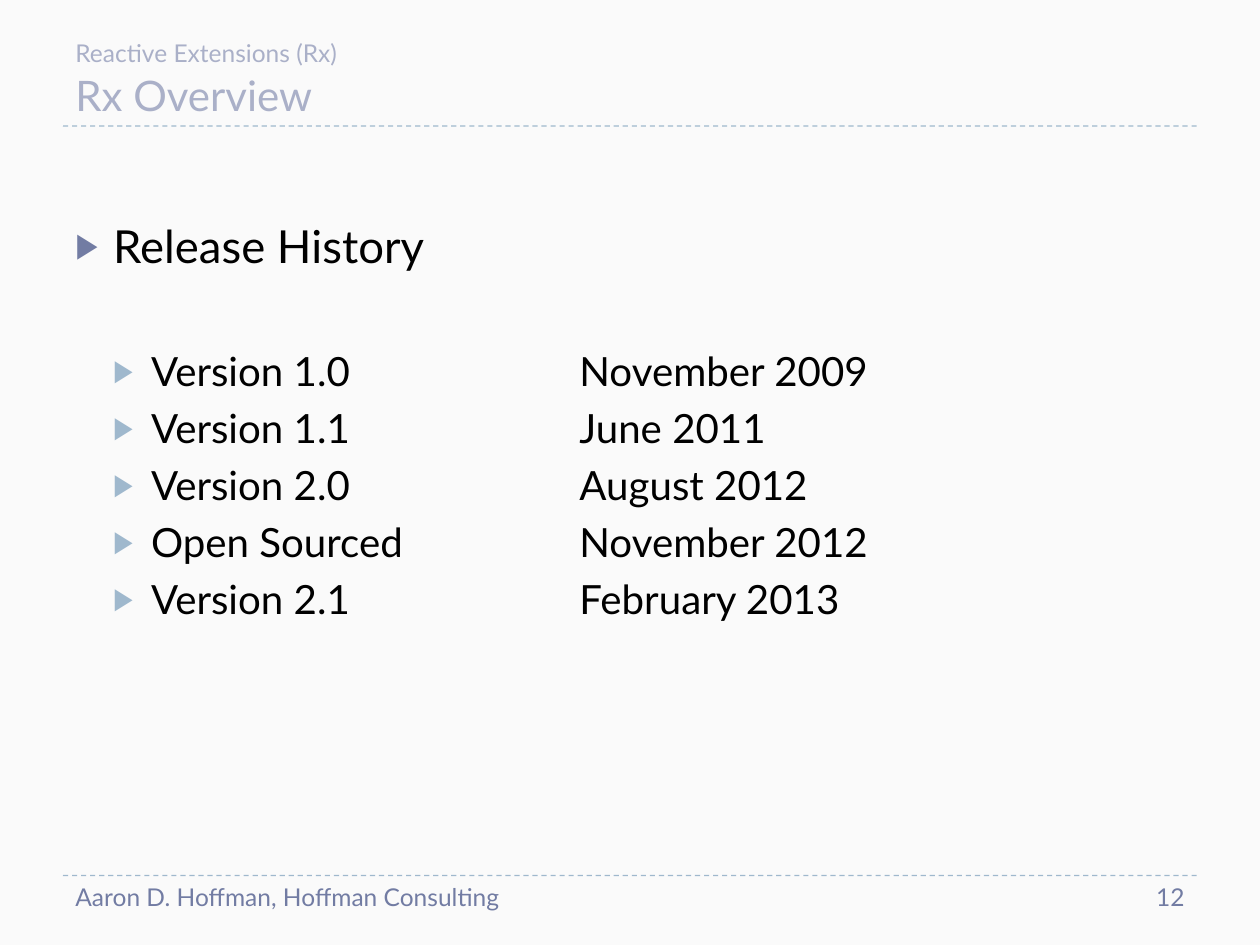
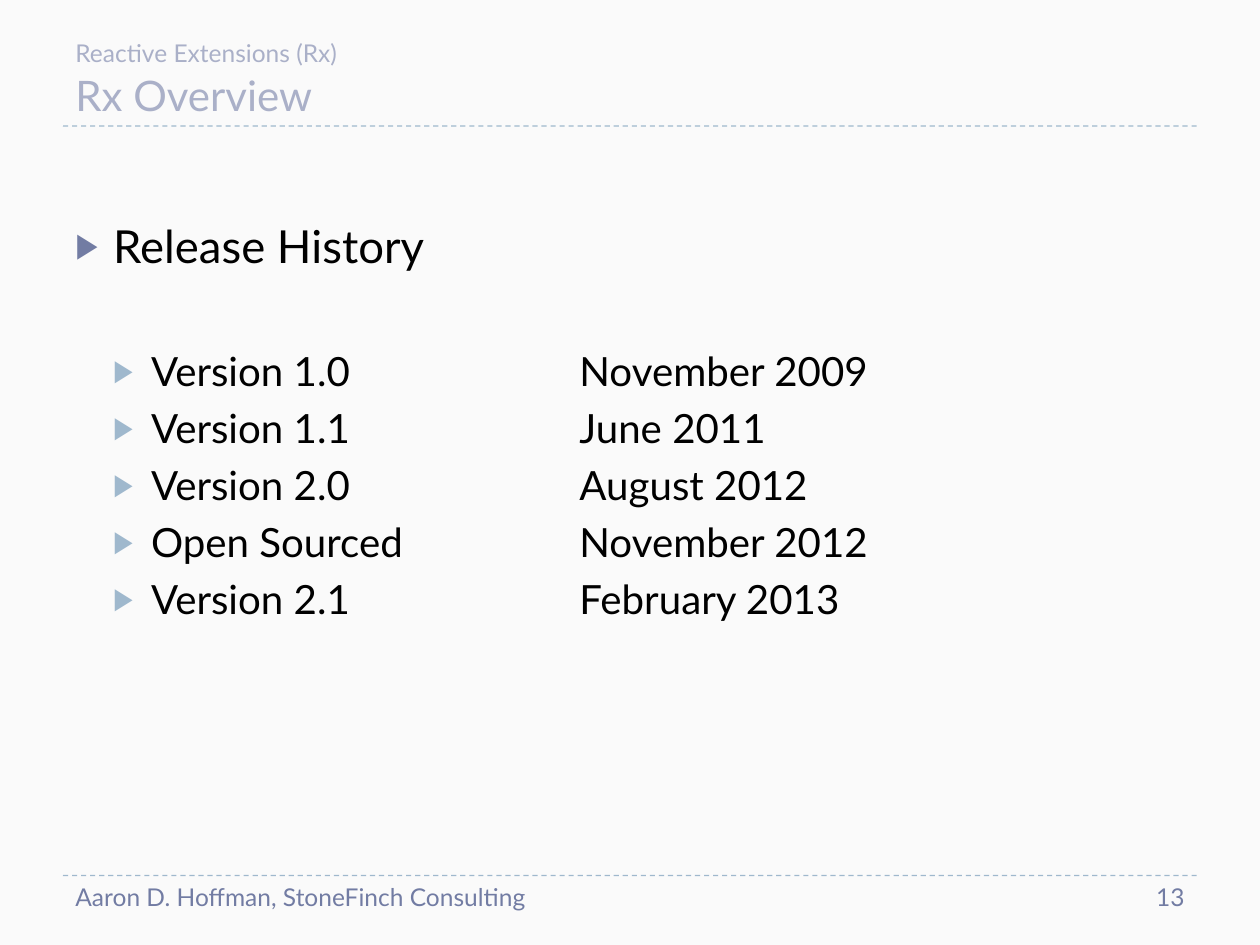
Before and after one commit to aaronhoffman/Rx, a slide deck: slide 13 of Documentation/ReactiveExtensions.pptx (slide 12 before the commit). Drawn at 1260x945 pixels with LibreOffice and Linux fonts; fonts in the diff are those of the drawing. Boxes give left, top, right and bottom in pixels: in the first picture for what was removed or moved away, otherwise in the second. Text is boxed around its words. In the diff, an @@ line names an element or a change of style, - is before the commit and + after.

```diff
--- a/Documentation/ReactiveExtensions.pptx
+++ b/Documentation/ReactiveExtensions.pptx
@@ text at [75, 888, 525, 911]: text changed @@
-Aaron D. Hoffman, Hoffman Consulting
+Aaron D. Hoffman, StoneFinch Consulting
@@ page number at [1156, 888, 1184, 906]: text changed @@
-12
+13
```
Also in this commit, not shown: 12 other slides changed, 1 slide added.
